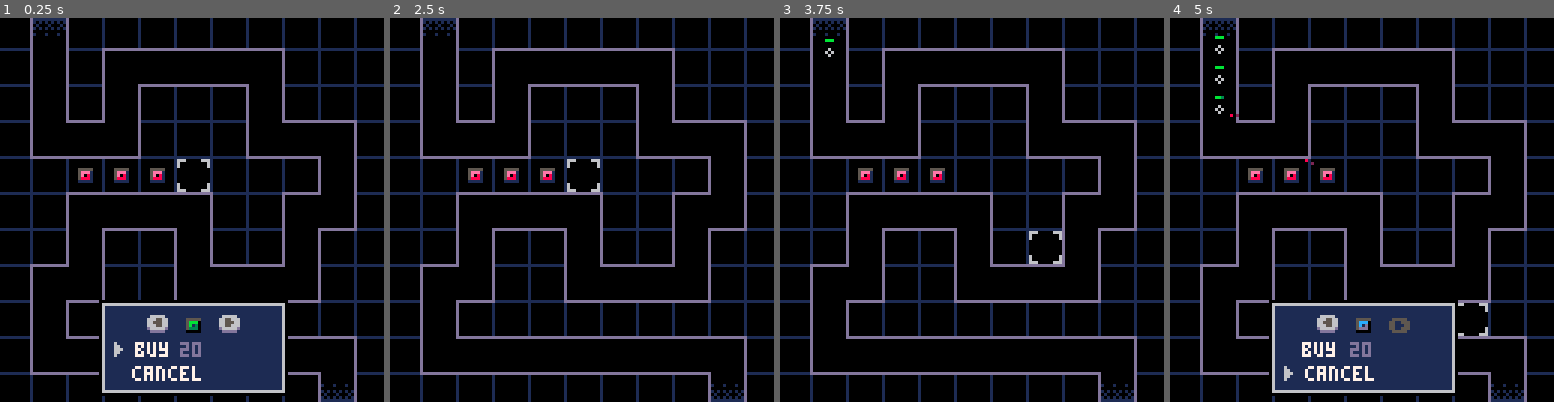
Above: before the commit, frames 1-4 (left to right).
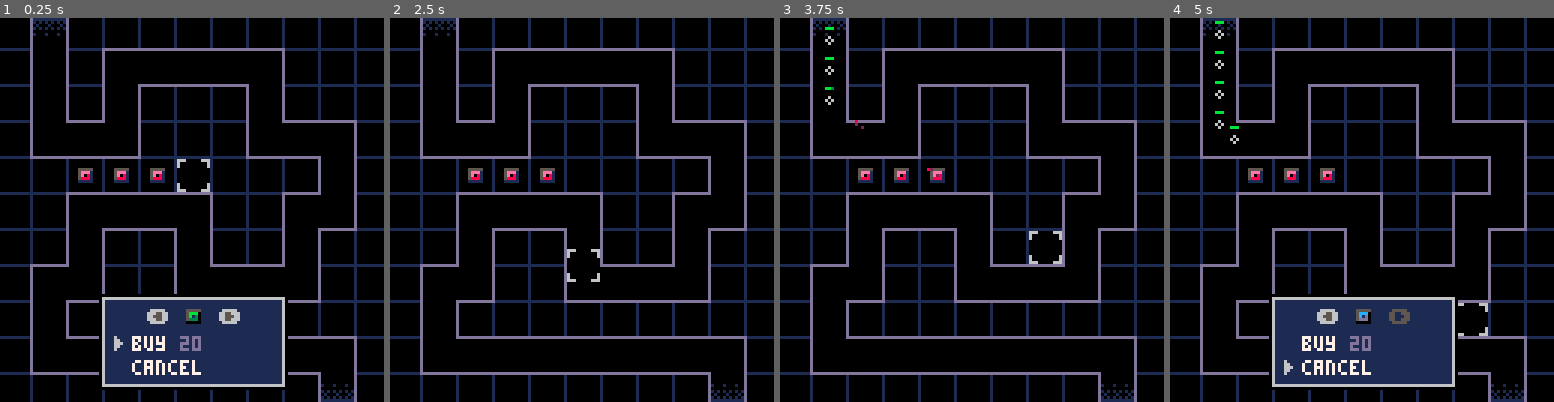
Above: after the commit, the same moments.

Repository: beardedsakimonkey/pixel_td.p8
Game: PICO-8 cartridge pixel_td.p8
Same seed, same stepped clock (60 frames per second), same inputs: the game is played once before the commit and once after it.
Inputs:
- Up to frame 1 (0.25 s): no input
- Up to frame 2 (2.5 s): tap O (Z key) at 0.33, 0.7, 1.43, 2.22 s; tap X (X key) at 1.07, 2.07, 2.4 s; hold Left 1.97-2.37 s; hold Down from 2.42 s (still down)
- Up to frame 3 (3.75 s): tap X (X key) every 0.33 s from 2.73 to 3.73 s; release Down at 2.82 s; hold Right 2.87-3.53 s; tap O (Z key) at 3.1 s; hold Up from 3.58 s (still down)
- Up to frame 4 (5 s): tap O (Z key) at 3.98, 4.87 s; tap X (X key) at 4.07, 4.4, 4.73 s; release Up at 4.08 s; hold Right 4.13-4.53 s; hold Down from 4.58 s (still down)

The runs differ from the first frame. In frame 1, 3.9% of the frame differs, in the area x 26-75%, y 71-99%; in frame 2, 0.2%; in frame 3, 0.2%; in frame 4, 4.2%, in the area x 11-75%, y 0-99%.

Commit message:
move shop menu

Diff:
--- a/a.lua
+++ /dev/null
@@ -1,36 +0,0 @@
-local function asserteq(a, b)
-    assert(a == b, ('Expected %s to equal %s'):format(a, b))
-end
-
--- Convert grid coordinates (0-indexed) to pixel coordinates
-local function g2p(x, y)
-    local top  = (y * 12) - 2
-    local left = (x * 12) - 2
-    return {top=top, left=left, bot=top+12, right=left+12}
-end
-
-asserteq(g2p(0, 0).top, -2)
-asserteq(g2p(0, 0).bot, 10)
-
-asserteq(g2p(1, 1).top, 10)
-asserteq(g2p(1, 1).bot, 22)
-
-asserteq(g2p(2, 2).top, 22)
-asserteq(g2p(2, 2).bot, 34)
-
-asserteq(g2p(2, 2).left, 22)
-asserteq(g2p(2, 2).right, 34)
-
-asserteq(g2p(10, 10).top, 118)
-asserteq(g2p(10, 10).bot, 130)
-
--- Convert pixel coordinates to grid coordinates (0-indexed)
-local function p2g(x, y)
-    return {
-        x=math.floor((x+2)/12),
-        y=math.floor((y+2)/12),
-    }
-end
-
-asserteq(p2g(23, 23).x, 2)
-asserteq(p2g(23, 23).y, 2)
--- a/core.lua
+++ b/core.lua
@@ -59,8 +59,8 @@
 -- INIT
 --------------------------------------------------------------------------------
 function _init()
-    poke(0x5f5c, 9) -- key repeat delay
-    poke(0x5f5d, 3) -- key repeat interval
+    poke(0x5f5c, 9) -- button repeat delay
+    poke(0x5f5d, 3) -- button repeat interval
 
     -- Set up auxiliary data structures
     init_grid_bitmap()
@@ -128,7 +128,7 @@
 --------------------------------------------------------------------------------
 -- UPDATE
 --------------------------------------------------------------------------------
-function _update()
+function _update60()
     t += 1
     -- Make enemy
     if sending > 0 and t%20 == 0 then
@@ -164,6 +164,7 @@
         end
     end
 
+    -- Handle button press
     if open_shop then
         shop_pressing_right = btn(B.right)
         shop_pressing_left = btn(B.left)
@@ -174,14 +175,10 @@
             shop_sel_opt = 1
         end
         if btnp(B.left) then
-            if shop_sel_twr > 1 then
-                shop_sel_twr -= 1
-            end
+            shop_sel_twr = max(1, shop_sel_twr-1)
         end
         if btnp(B.right) then
-            if shop_sel_twr < 3 then
-                shop_sel_twr += 1
-            end
+            shop_sel_twr = min(3, shop_sel_twr+1)
         end
         if btnp(B.x) then
             open_shop = nil
@@ -515,48 +512,48 @@
 
     -- Draw buy/upgrade shop menu
     if open_shop then
-        rect(33, 94, 95, 125, C.black)
-        rect(34, 95, 94, 124, C.light_gray)
-        rectfill(35, 96, 93, 123, C.dark_blue)
+        local menu_x = 35; local menu_y = 94
+        rect(menu_x-2, menu_y-2, menu_x+60, menu_y+29, C.black)
+        rect(menu_x-1, menu_y-1, menu_x+59, menu_y+28, C.light_gray)
+        rectfill(menu_x, menu_y, menu_x+58, menu_y+27, C.dark_blue)
         local show_left = open_shop == ST.buy
             and shop_sel_twr ~= 1
             or shop_sel_twr + 3 < 6
         local show_right = open_shop == ST.buy
             and shop_sel_twr ~= 3
             -- or
+        -- draw left button
         if show_left then
-            print('⬅️', 49, 100, C.indigo)
-            rectfill(51, 100, 53, 103, C.dark_gray)
-            local offy = shop_pressing_left and 1 or 0
-            print('⬅️', 49, 99+offy, C.light_gray)
+            local off_x = shop_pressing_left and -1 or 0
+            rectfill(menu_x+16+off_x, menu_y+4,
+                     menu_x+18+off_x, menu_y+7, C.dark_gray)
+            print('⬅️', menu_x+14+off_x, menu_y+3, C.light_gray)
         else
-            print('⬅️', 49, 100, C.dark_gray)
-        end
+            print('⬅️', menu_x+14, menu_y+3, C.dark_gray)
+        end
+        -- draw right button
         if show_right then
-            print('➡️', 73, 100, C.indigo)
-            rectfill(75, 100, 77, 103, C.dark_gray)
-            local offy = shop_pressing_right and 1 or 0
-            print('➡️', 73, 99+offy, C.light_gray)
+            local off_x = shop_pressing_right and 1 or 0
+            rectfill(menu_x+40+off_x, menu_y+4,
+                     menu_x+42+off_x, menu_y+7, C.dark_gray)
+            print('➡️', menu_x+38+off_x, menu_y+3, C.light_gray)
         else
-            print('➡️', 73, 100, C.dark_gray)
-        end
+            print('➡️', menu_x+38, menu_y+3, C.dark_gray)
+        end
+        -- draw tower
+        pal(C.dark_blue, C.black)
+            spr(shop_sel_twr, menu_x+26, menu_y+2)
+        pal()
+        -- draw menu items
         if open_shop == ST.buy then
-            pal(C.dark_blue, C.black)
-            spr(shop_sel_twr, 61, 99)
-            pal()
-            local offx = shop_sel_opt==1 and 1 or 0
-            print('buy', 44+offx, 108, C.white)
-            print('20', 60, 108, C.indigo)
+            print('buy', menu_x+9, menu_y+12, C.white)
+            print('20', menu_x+25, menu_y+12, C.indigo)
         elseif open_shop == ST.upgrade then
-            spr(shop_sel_twr, 62-2, 99-2)
-            local offx = shop_sel_opt==1 and 1 or 0
-            print('upgrade', 44+offx, 108, C.white)
-            print('20', 60, 108, C.indigo)
-        end
-        -- arrow
-        spr(14, 38, shop_sel_opt==1 and 108 or 116)
-        local offx = shop_sel_opt==2 and 1 or 0
-        print('cancel', 44+offx, 116, C.white)
+            print('upgrade', menu_x+9, menu_y+12, C.white)
+        end
+        print('cancel', menu_x+9, menu_y+20, C.white)
+        -- draw menu item arrow
+        spr(14, menu_x+3, menu_y+(shop_sel_opt==1 and 12 or 20))
     end
 
     -- if sending == 0 then
--- a/util.lua
+++ b/util.lua
@@ -30,5 +30,5 @@
 end
 
 function easeout(t)
-    return 1 - (1-t)*(1-t)
+    return 1 - (1-t)^2
 end
